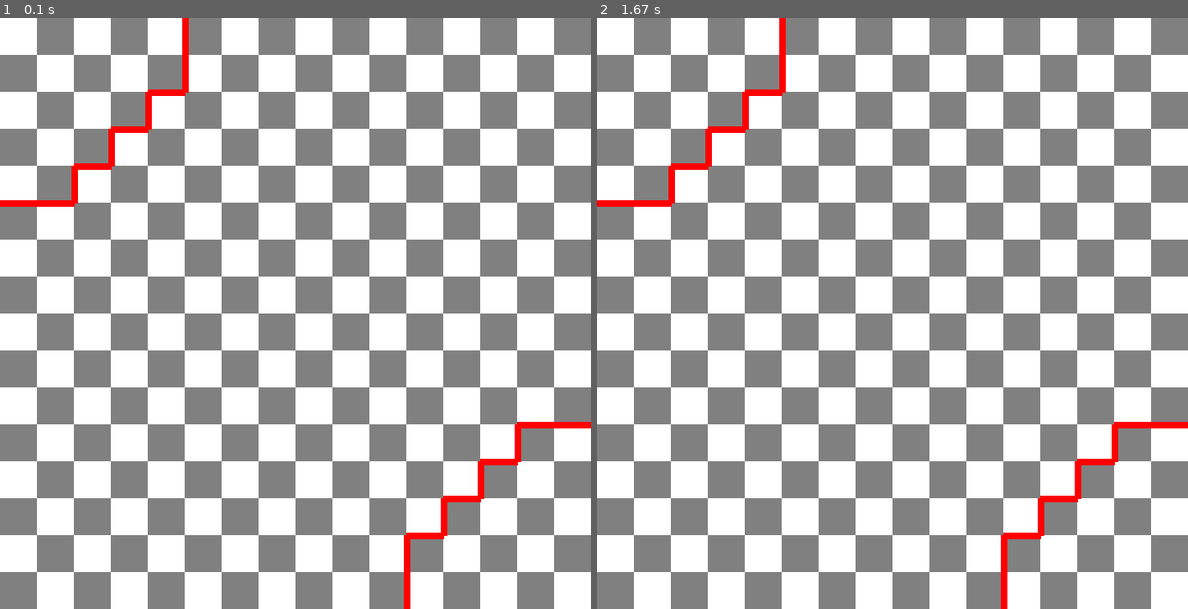
Above: before the commit, frames 1-2 (left to right).
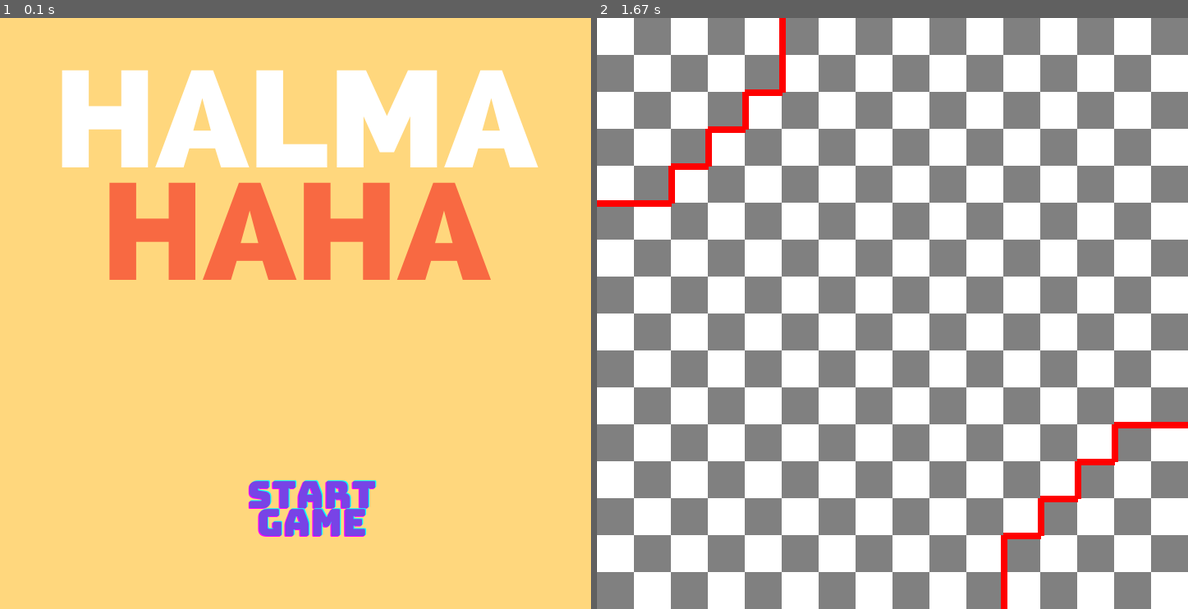
Above: after the commit, the same moments.

Repository: rehanadi30/Halmahahaha
Game: pygame game, started from main.py
Same seed, same stepped clock (60 frames per second), same inputs: the game is played once before the commit and once after it.
Inputs (mouse positions are in pixels of both pictures, inside the frame that each line leads up to):
- Up to frame 1 (0.1 s): no input
- Up to frame 2 (1.67 s): click (910, 502) at 0.38 s; click (750, 319) at 0.72 s

The runs differ from the first frame. In frame 1, 96% of the frame differs, in the area x 0-100%, y 0-100%; in frame 2, nothing differs.

Commit message:
tambah page home

Diff:
--- a/board.py
+++ b/board.py
@@ -1,83 +1,96 @@
 import pygame
 from konstanta import *
 
-class Board():
+class Board:
     def __init__(self):
         self.board = []
         self.BSize = SIZE
         self.bidakTerpilih = None
 
-    def render(self, win):
-        win.fill(GREY)
-        for baris in range(self.BSize):
-            for kolom in range(baris%2, self.BSize, 2):
-                pygame.draw.rect(win, WHITE, (baris*SQUARE_SIZE, kolom*SQUARE_SIZE, SQUARE_SIZE, SQUARE_SIZE))
+    def render(self, win,FPS):
+        clock = pygame.time.Clock()
+        run = True
+        while run:
+            win.fill(GREY)
+            for baris in range(self.BSize):
+                for kolom in range(baris%2, self.BSize, 2):
+                    pygame.draw.rect(win, WHITE, (baris*SQUARE_SIZE, kolom*SQUARE_SIZE, SQUARE_SIZE, SQUARE_SIZE))
 
-        #Buat border daerah goal
-        if(self.BSize==16):
-            #Daerah BOT
-            pygame.draw.line(win, RED, (0, 225), (90, 225), 8)
-            pygame.draw.line(win, RED, (90, 225), (90, 180), 8)
-            pygame.draw.line(win, RED, (90, 180), (135, 180), 8)
-            pygame.draw.line(win, RED, (135, 180), (135, 135), 8)
-            pygame.draw.line(win, RED, (135, 135), (180, 135), 8)
-            pygame.draw.line(win, RED, (180, 135), (180, 90), 8)
-            pygame.draw.line(win, RED, (180, 90), (225, 90), 8)
-            pygame.draw.line(win, RED, (225, 90), (225, 0), 8)
+            #Buat border daerah goal
+            if(self.BSize==16):
+                #Daerah BOT
+                pygame.draw.line(win, RED, (0, 225), (90, 225), 8)
+                pygame.draw.line(win, RED, (90, 225), (90, 180), 8)
+                pygame.draw.line(win, RED, (90, 180), (135, 180), 8)
+                pygame.draw.line(win, RED, (135, 180), (135, 135), 8)
+                pygame.draw.line(win, RED, (135, 135), (180, 135), 8)
+                pygame.draw.line(win, RED, (180, 135), (180, 90), 8)
+                pygame.draw.line(win, RED, (180, 90), (225, 90), 8)
+                pygame.draw.line(win, RED, (225, 90), (225, 0), 8)
 
 
-            #Daerah User
-            pygame.draw.line(win, RED, (495, 720), (495, 630), 8)
-            pygame.draw.line(win, RED, (495, 630), (540, 630), 8)
-            pygame.draw.line(win, RED, (540, 630), (540, 585), 8)
-            pygame.draw.line(win, RED, (540, 585), (585, 585), 8)
-            pygame.draw.line(win, RED, (585, 585), (585, 540), 8)
-            pygame.draw.line(win, RED, (585, 540), (630, 540), 8)
-            pygame.draw.line(win, RED, (630, 540), (630, 495), 8)
-            pygame.draw.line(win, RED, (630, 495), (720, 495), 8)
+                #Daerah User
+                pygame.draw.line(win, RED, (495, 720), (495, 630), 8)
+                pygame.draw.line(win, RED, (495, 630), (540, 630), 8)
+                pygame.draw.line(win, RED, (540, 630), (540, 585), 8)
+                pygame.draw.line(win, RED, (540, 585), (585, 585), 8)
+                pygame.draw.line(win, RED, (585, 585), (585, 540), 8)
+                pygame.draw.line(win, RED, (585, 540), (630, 540), 8)
+                pygame.draw.line(win, RED, (630, 540), (630, 495), 8)
+                pygame.draw.line(win, RED, (630, 495), (720, 495), 8)
 
-        elif(self.BSize==10):
-            # Daerah BOT
-            pygame.draw.line(win, RED, (0, 360), (72, 360), 8)
-            pygame.draw.line(win, RED, (72, 360), (72, 288), 8)
-            pygame.draw.line(win, RED, (72, 288), (144, 288), 8)
-            pygame.draw.line(win, RED, (144, 288), (144, 216), 8)
-            pygame.draw.line(win, RED, (144, 216), (216, 216), 8)
-            pygame.draw.line(win, RED, (216, 216), (216, 144), 8)
-            pygame.draw.line(win, RED, (216, 144), (288, 144), 8)
-            pygame.draw.line(win, RED, (288, 144), (288, 72), 8)
-            pygame.draw.line(win, RED, (288, 72), (360, 72), 8)
-            pygame.draw.line(win, RED, (360, 72), (360, 0), 8)
+            elif(self.BSize==10):
+                # Daerah BOT
+                pygame.draw.line(win, RED, (0, 360), (72, 360), 8)
+                pygame.draw.line(win, RED, (72, 360), (72, 288), 8)
+                pygame.draw.line(win, RED, (72, 288), (144, 288), 8)
+                pygame.draw.line(win, RED, (144, 288), (144, 216), 8)
+                pygame.draw.line(win, RED, (144, 216), (216, 216), 8)
+                pygame.draw.line(win, RED, (216, 216), (216, 144), 8)
+                pygame.draw.line(win, RED, (216, 144), (288, 144), 8)
+                pygame.draw.line(win, RED, (288, 144), (288, 72), 8)
+                pygame.draw.line(win, RED, (288, 72), (360, 72), 8)
+                pygame.draw.line(win, RED, (360, 72), (360, 0), 8)
 
-            # Daerah User
-            pygame.draw.line(win, RED, (360, 720), (360, 648), 8)
-            pygame.draw.line(win, RED, (360, 648), (432, 648), 8)
-            pygame.draw.line(win, RED, (432, 648), (432, 576), 8)
-            pygame.draw.line(win, RED, (432, 576), (504, 576), 8)
-            pygame.draw.line(win, RED, (504, 576), (504, 504), 8)
-            pygame.draw.line(win, RED, (504, 504), (576, 504), 8)
-            pygame.draw.line(win, RED, (576, 504), (576, 432), 8)
-            pygame.draw.line(win, RED, (576, 432), (648, 432), 8)
-            pygame.draw.line(win, RED, (648, 432), (648, 360), 8)
-            pygame.draw.line(win, RED, (648, 360), (720, 360), 8)
+                # Daerah User
+                pygame.draw.line(win, RED, (360, 720), (360, 648), 8)
+                pygame.draw.line(win, RED, (360, 648), (432, 648), 8)
+                pygame.draw.line(win, RED, (432, 648), (432, 576), 8)
+                pygame.draw.line(win, RED, (432, 576), (504, 576), 8)
+                pygame.draw.line(win, RED, (504, 576), (504, 504), 8)
+                pygame.draw.line(win, RED, (504, 504), (576, 504), 8)
+                pygame.draw.line(win, RED, (576, 504), (576, 432), 8)
+                pygame.draw.line(win, RED, (576, 432), (648, 432), 8)
+                pygame.draw.line(win, RED, (648, 432), (648, 360), 8)
+                pygame.draw.line(win, RED, (648, 360), (720, 360), 8)
 
-        elif(self.BSize==8):
-            # Daerah BOT
-            pygame.draw.line(win, RED, (0, 360), (90, 360), 8)
-            pygame.draw.line(win, RED, (90, 360), (90, 270), 8)
-            pygame.draw.line(win, RED, (90, 270), (180, 270), 8)
-            pygame.draw.line(win, RED, (180, 270), (180, 180), 8)
-            pygame.draw.line(win, RED, (180, 180), (270, 180), 8)
-            pygame.draw.line(win, RED, (270, 180), (270, 90), 8)
-            pygame.draw.line(win, RED, (270, 90), (360, 90), 8)
-            pygame.draw.line(win, RED, (360, 90), (360, 0), 8)
+            elif(self.BSize==8):
+                # Daerah BOT
+                pygame.draw.line(win, RED, (0, 360), (90, 360), 8)
+                pygame.draw.line(win, RED, (90, 360), (90, 270), 8)
+                pygame.draw.line(win, RED, (90, 270), (180, 270), 8)
+                pygame.draw.line(win, RED, (180, 270), (180, 180), 8)
+                pygame.draw.line(win, RED, (180, 180), (270, 180), 8)
+                pygame.draw.line(win, RED, (270, 180), (270, 90), 8)
+                pygame.draw.line(win, RED, (270, 90), (360, 90), 8)
+                pygame.draw.line(win, RED, (360, 90), (360, 0), 8)
 
-            # Daerah User
-            pygame.draw.line(win, RED, (360, 720), (360, 630), 8)
-            pygame.draw.line(win, RED, (360, 630), (450, 630), 8)
-            pygame.draw.line(win, RED, (450, 630), (450, 540), 8)
-            pygame.draw.line(win, RED, (450, 540), (540, 540), 8)
-            pygame.draw.line(win, RED, (540, 540), (540, 450), 8)
-            pygame.draw.line(win, RED, (540, 450), (630, 450), 8)
-            pygame.draw.line(win, RED, (630, 450), (630, 360), 8)
-            pygame.draw.line(win, RED, (630, 360), (720, 360), 8)
+                # Daerah User
+                pygame.draw.line(win, RED, (360, 720), (360, 630), 8)
+                pygame.draw.line(win, RED, (360, 630), (450, 630), 8)
+                pygame.draw.line(win, RED, (450, 630), (450, 540), 8)
+                pygame.draw.line(win, RED, (450, 540), (540, 540), 8)
+                pygame.draw.line(win, RED, (540, 540), (540, 450), 8)
+                pygame.draw.line(win, RED, (540, 450), (630, 450), 8)
+                pygame.draw.line(win, RED, (630, 450), (630, 360), 8)
+                pygame.draw.line(win, RED, (630, 360), (720, 360), 8)
+
+            for event in pygame.event.get():
+                if(event.type == pygame.QUIT):
+                    run = False
+                    pygame.quit()
+                if event.type == pygame.MOUSEBUTTONDOWN:
+                    pass
+
+            pygame.display.update()
+            clock.tick(FPS)
--- /dev/null
+++ b/inputPage.py
@@ -0,0 +1,25 @@
+import pygame
+from konstanta import *
+from board import *
+
+class inputPage:
+    def __init__(self):
+        self.size=8 #inisialisasi ukuran 8
+        self.red=2 #inisialisasi as a player
+        self.green=2 #inisialisasi as a player
+        self.background = pygame.image.load('./img/bg-2.png')
+
+    def render(self,screen,board,click,FPS):
+        screen.fill(YELLOW)
+        screen.blit(self.background, (0,0))
+
+        mx, my = pygame.mouse.get_pos()
+
+        startImg= pygame.image.load("./img/startButton.png")
+        buttonStart = pygame.Rect(290,550,180,80)
+        pygame.draw.rect(screen, WHITE, buttonStart)
+        screen.blit(startImg, [280,540])
+
+        if buttonStart.collidepoint((mx,my)):
+            if click:
+                board.render(screen,FPS)
--- a/main.py
+++ b/main.py
@@ -2,6 +2,7 @@
 import pygame
 from konstanta import *
 from board import Board
+from inputPage import *
 
 FPS = 60 #FPS game
 
@@ -9,20 +10,22 @@
 WIN = pygame.display.set_mode((WIDTH, HEIGHT))
 def main():
     #size = int(input("Masukkan ukuran papan: "))
-    run = True
     clock = pygame.time.Clock()
     papan = Board()
-
-    while run:
-        clock.tick(FPS)
-
+    inputUser = inputPage()
+    click = False
+    while True:
         for event in pygame.event.get():
             if(event.type == pygame.QUIT):
-                run = False
+                pygame.quit()
+
             if event.type == pygame.MOUSEBUTTONDOWN:
-                pass
-        papan.render(WIN)
+                if event.button == 1:
+                    click=True
+
+        inputUser.render(WIN,papan,click,FPS)
         pygame.display.update()
+        clock.tick(FPS)
 
     pygame.quit()
 
--- a/pion.py
+++ b/pion.py
@@ -51,11 +51,11 @@
         self.x = SQUARE_SIZE * self.kolom + SQUARE_SIZE//2
         self.y = SQUARE_SIZE * self.baris + SQUARE_SIZE // 2
 
-    # def render(self, win):
-    #     rad = SQUARE_SIZE//2 - self.PADDING
-    #     pygame.draw.circle(
-    #         win, self.WHITE, (self.x, self.y), rad + self.OUTLINE)
-    #     pygame.draw.circle(win, self.warna, (self.x, self.y), rad)
+    def render(self, win):
+        rad = SQUARE_SIZE//2 - self.PADDING
+        pygame.draw.circle(
+            win, self.WHITE, (self.x, self.y), rad + self.OUTLINE)
+        pygame.draw.circle(win, self.warna, (self.x, self.y), rad)
 
-    # def __repr__(self):  # mengatasi mengembalikan jenis objek
-    #     return str(self.warna)
+    def __repr__(self):  # mengatasi mengembalikan jenis objek
+        return str(self.warna)
Binary file added: img/bg-1.png
Binary file added: img/bg-2.png
Binary file added: img/startButton.png
